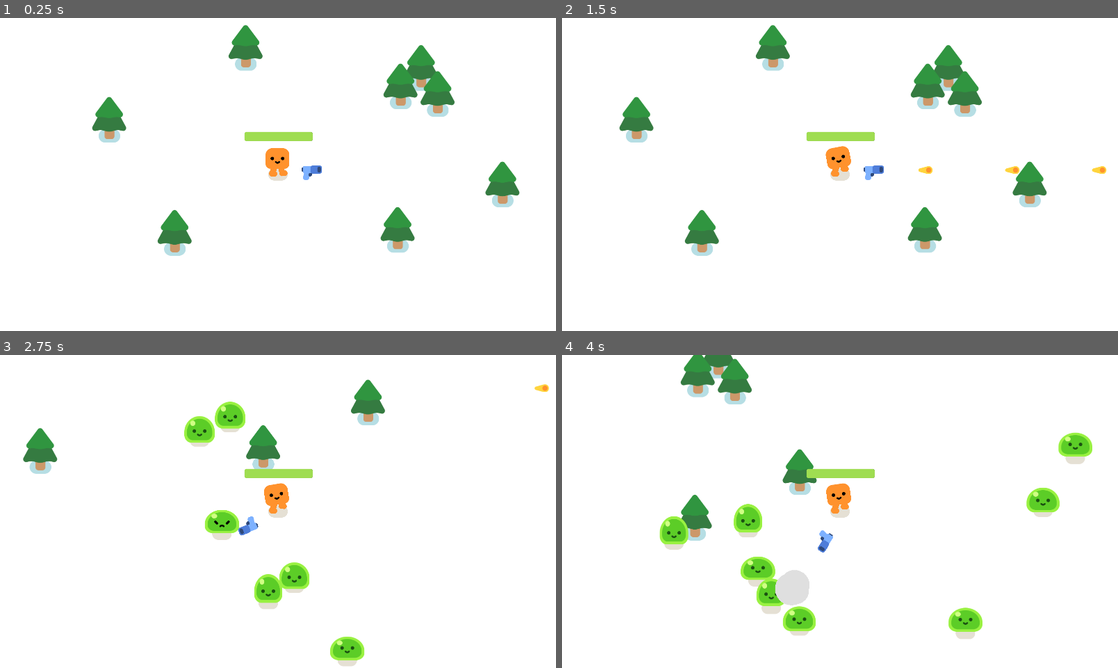
Above: before the commit, frames 1-4 (two rows, left to right).
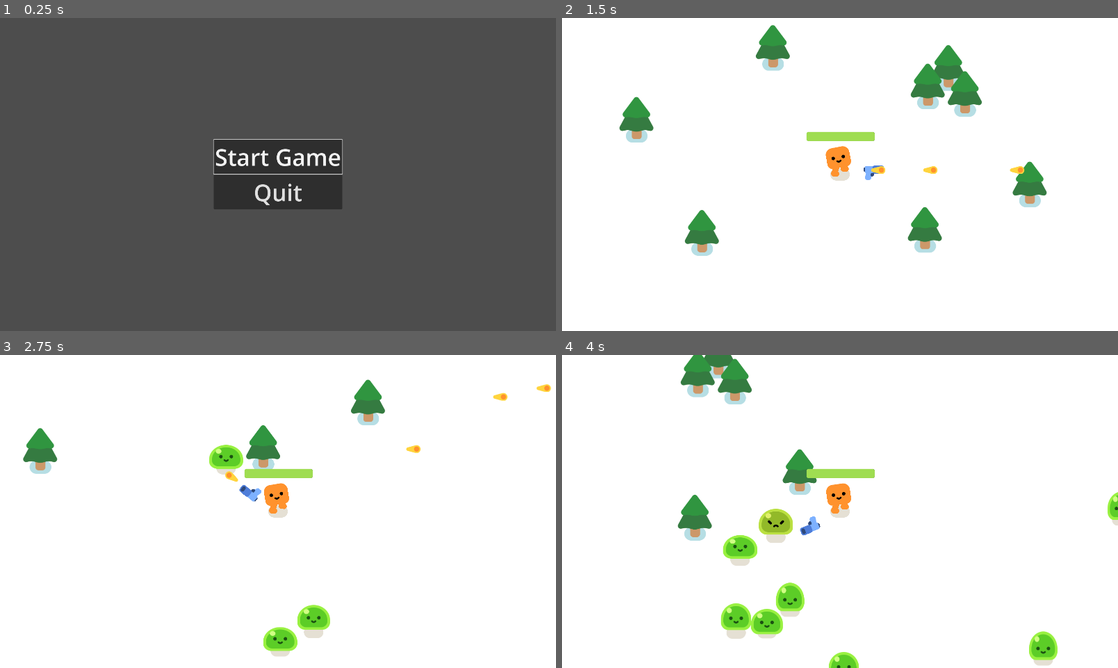
Above: after the commit, the same moments.

Repository: ishxa10/FinalProject
Game: Godot game, scene res://start_menu.tscn
Same seed, same stepped clock (60 frames per second), same inputs: the game is played once before the commit and once after it. Before the commit the project starts from res://survivors_game.tscn.
Inputs (mouse positions are in pixels of both pictures, inside the frame that each line leads up to):
- Up to frame 1 (0.25 s): no input
- Up to frame 2 (1.5 s): click (840, 155) at 0.5 s, where only the run after the commit has a clickable "Start Game"; tap Enter at 1.25 s; hold D (move_right) from 1.28 s (still down)
- Up to frame 3 (2.75 s): release D (move_right) at 2.03 s; hold S (move_down) from 2.03 s (still down)
- Up to frame 4 (4 s): release S (move_down) at 2.78 s; hold D (move_right) 2.78-3.53 s; hold W (move_up) from 3.53 s (still down)

The runs differ from the first frame. In frame 1, 100% of the frame differs, in the area x 0-100%, y 0-100%; in frame 2, 0.2%; in frame 3, 4.5%; in frame 4, 7.0%.

Commit message:
Adding Start Menu

Diff:
--- a/project.godot
+++ b/project.godot
@@ -75,7 +75,7 @@
 [application]
 
 config/name="Your First 2D Game With Godot 4: START (GDQuest)"
-run/main_scene="res://survivors_game.tscn"
+run/main_scene="res://start_menu.tscn"
 config/features=PackedStringArray("4.2", "Forward Plus")
 config/icon="res://icon.png"
 
@@ -95,6 +95,46 @@
 
 [input]
 
+ui_accept={
+"deadzone": 0.5,
+"events": [Object(InputEventKey,"resource_local_to_scene":false,"resource_name":"","device":0,"window_id":0,"alt_pressed":false,"shift_pressed":false,"ctrl_pressed":false,"meta_pressed":false,"pressed":false,"keycode":4194309,"physical_keycode":0,"key_label":0,"unicode":0,"echo":false,"script":null)
+, Object(InputEventKey,"resource_local_to_scene":false,"resource_name":"","device":0,"window_id":0,"alt_pressed":false,"shift_pressed":false,"ctrl_pressed":false,"meta_pressed":false,"pressed":false,"keycode":4194310,"physical_keycode":0,"key_label":0,"unicode":0,"echo":false,"script":null)
+, Object(InputEventKey,"resource_local_to_scene":false,"resource_name":"","device":0,"window_id":0,"alt_pressed":false,"shift_pressed":false,"ctrl_pressed":false,"meta_pressed":false,"pressed":false,"keycode":32,"physical_keycode":0,"key_label":0,"unicode":32,"echo":false,"script":null)
+, Object(InputEventKey,"resource_local_to_scene":false,"resource_name":"","device":-1,"window_id":0,"alt_pressed":false,"shift_pressed":false,"ctrl_pressed":false,"meta_pressed":false,"pressed":false,"keycode":0,"physical_keycode":74,"key_label":0,"unicode":106,"echo":false,"script":null)
+]
+}
+ui_left={
+"deadzone": 0.5,
+"events": [Object(InputEventKey,"resource_local_to_scene":false,"resource_name":"","device":0,"window_id":0,"alt_pressed":false,"shift_pressed":false,"ctrl_pressed":false,"meta_pressed":false,"pressed":false,"keycode":4194319,"physical_keycode":0,"key_label":0,"unicode":0,"echo":false,"script":null)
+, Object(InputEventJoypadButton,"resource_local_to_scene":false,"resource_name":"","device":0,"button_index":13,"pressure":0.0,"pressed":false,"script":null)
+, Object(InputEventJoypadMotion,"resource_local_to_scene":false,"resource_name":"","device":0,"axis":0,"axis_value":-1.0,"script":null)
+, Object(InputEventKey,"resource_local_to_scene":false,"resource_name":"","device":-1,"window_id":0,"alt_pressed":false,"shift_pressed":false,"ctrl_pressed":false,"meta_pressed":false,"pressed":false,"keycode":0,"physical_keycode":65,"key_label":0,"unicode":97,"echo":false,"script":null)
+]
+}
+ui_right={
+"deadzone": 0.5,
+"events": [Object(InputEventKey,"resource_local_to_scene":false,"resource_name":"","device":0,"window_id":0,"alt_pressed":false,"shift_pressed":false,"ctrl_pressed":false,"meta_pressed":false,"pressed":false,"keycode":4194321,"physical_keycode":0,"key_label":0,"unicode":0,"echo":false,"script":null)
+, Object(InputEventJoypadButton,"resource_local_to_scene":false,"resource_name":"","device":0,"button_index":14,"pressure":0.0,"pressed":false,"script":null)
+, Object(InputEventJoypadMotion,"resource_local_to_scene":false,"resource_name":"","device":0,"axis":0,"axis_value":1.0,"script":null)
+, Object(InputEventKey,"resource_local_to_scene":false,"resource_name":"","device":-1,"window_id":0,"alt_pressed":false,"shift_pressed":false,"ctrl_pressed":false,"meta_pressed":false,"pressed":false,"keycode":0,"physical_keycode":68,"key_label":0,"unicode":100,"echo":false,"script":null)
+]
+}
+ui_up={
+"deadzone": 0.5,
+"events": [Object(InputEventKey,"resource_local_to_scene":false,"resource_name":"","device":0,"window_id":0,"alt_pressed":false,"shift_pressed":false,"ctrl_pressed":false,"meta_pressed":false,"pressed":false,"keycode":4194320,"physical_keycode":0,"key_label":0,"unicode":0,"echo":false,"script":null)
+, Object(InputEventJoypadButton,"resource_local_to_scene":false,"resource_name":"","device":0,"button_index":11,"pressure":0.0,"pressed":false,"script":null)
+, Object(InputEventJoypadMotion,"resource_local_to_scene":false,"resource_name":"","device":0,"axis":1,"axis_value":-1.0,"script":null)
+, Object(InputEventKey,"resource_local_to_scene":false,"resource_name":"","device":-1,"window_id":0,"alt_pressed":false,"shift_pressed":false,"ctrl_pressed":false,"meta_pressed":false,"pressed":false,"keycode":0,"physical_keycode":87,"key_label":0,"unicode":119,"echo":false,"script":null)
+]
+}
+ui_down={
+"deadzone": 0.5,
+"events": [Object(InputEventKey,"resource_local_to_scene":false,"resource_name":"","device":0,"window_id":0,"alt_pressed":false,"shift_pressed":false,"ctrl_pressed":false,"meta_pressed":false,"pressed":false,"keycode":4194322,"physical_keycode":0,"key_label":0,"unicode":0,"echo":false,"script":null)
+, Object(InputEventJoypadButton,"resource_local_to_scene":false,"resource_name":"","device":0,"button_index":12,"pressure":0.0,"pressed":false,"script":null)
+, Object(InputEventJoypadMotion,"resource_local_to_scene":false,"resource_name":"","device":0,"axis":1,"axis_value":1.0,"script":null)
+, Object(InputEventKey,"resource_local_to_scene":false,"resource_name":"","device":-1,"window_id":0,"alt_pressed":false,"shift_pressed":false,"ctrl_pressed":false,"meta_pressed":false,"pressed":false,"keycode":0,"physical_keycode":83,"key_label":0,"unicode":115,"echo":false,"script":null)
+]
+}
 move_left={
 "deadzone": 0.5,
 "events": [Object(InputEventKey,"resource_local_to_scene":false,"resource_name":"","device":-1,"window_id":0,"alt_pressed":false,"shift_pressed":false,"ctrl_pressed":false,"meta_pressed":false,"pressed":false,"keycode":0,"physical_keycode":65,"key_label":0,"unicode":97,"echo":false,"script":null)
--- /dev/null
+++ b/start_menu.gd
@@ -0,0 +1,13 @@
+extends CenterContainer
+
+@onready var start_game_button = %StartGameButton
+
+func _ready():
+	start_game_button.grab_focus()
+
+
+func _on_start_game_button_pressed():
+	get_tree().change_scene_to_file("res://survivors_game.tscn")
+
+func _on_quit_button_pressed():
+	get_tree().quit()
--- /dev/null
+++ b/start_menu.tscn
@@ -0,0 +1,27 @@
+[gd_scene load_steps=2 format=3 uid="uid://b3g3f17ppmvul"]
+
+[ext_resource type="Script" path="res://start_menu.gd" id="1_gmnic"]
+
+[node name="StartMenu" type="CenterContainer"]
+offset_left = 16.0
+offset_top = 16.0
+offset_right = 1904.0
+offset_bottom = 1064.0
+script = ExtResource("1_gmnic")
+
+[node name="VBoxContainer" type="VBoxContainer" parent="."]
+layout_mode = 2
+
+[node name="StartGameButton" type="Button" parent="VBoxContainer"]
+unique_name_in_owner = true
+layout_mode = 2
+theme_override_font_sizes/font_size = 80
+text = "Start Game"
+
+[node name="QuitButton" type="Button" parent="VBoxContainer"]
+layout_mode = 2
+theme_override_font_sizes/font_size = 80
+text = "Quit"
+
+[connection signal="pressed" from="VBoxContainer/StartGameButton" to="." method="_on_start_game_button_pressed"]
+[connection signal="pressed" from="VBoxContainer/QuitButton" to="." method="_on_quit_button_pressed"]
